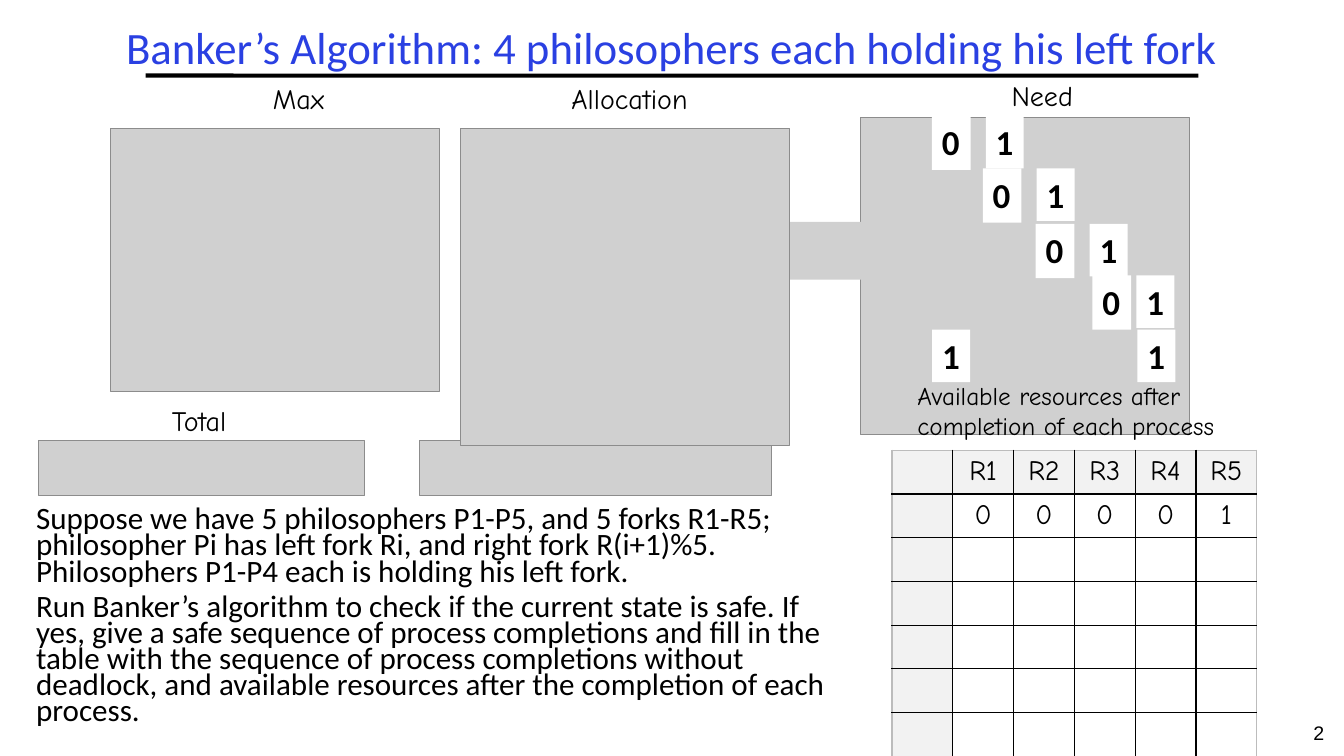
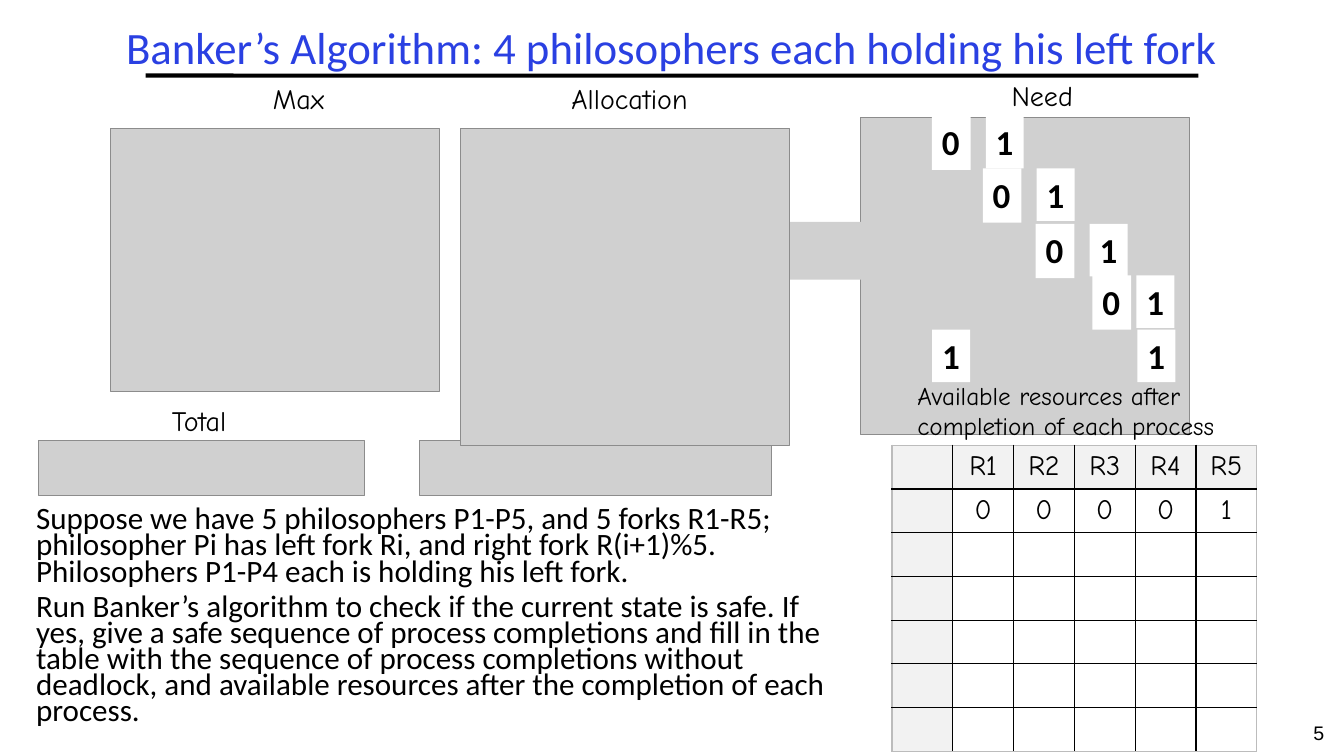
Before and after one commit to guhofstra/CSC256Fa25, a slide deck: slide 5 of PPTs/L4-Exercises.pptx (slide 2 before the commit). Drawn at 1344x756 pixels with LibreOffice and Linux fonts; fonts in the diff are those of the drawing; grey boxes stand for pictures. Boxes give left, top, right and bottom in pixels: in the first picture for what was removed or moved away, otherwise in the second. Text is boxed around its words. In the diff, an @@ line names an element or a change of style, - is before the commit and + after.

```diff
--- a/PPTs/L4-Exercises.pptx
+++ b/PPTs/L4-Exercises.pptx
@@ table moved from (x1=892, y1=451, x2=1255, y2=756) to (x1=892, y1=446, x2=1255, y2=751) @@
@@ page number at (x1=1313, y1=726, x2=1324, y2=741): text changed @@
-2
+5
```
Also in this commit, not shown: 6 other slides changed, 3 slides added, 1 slide removed, 4 other files.
